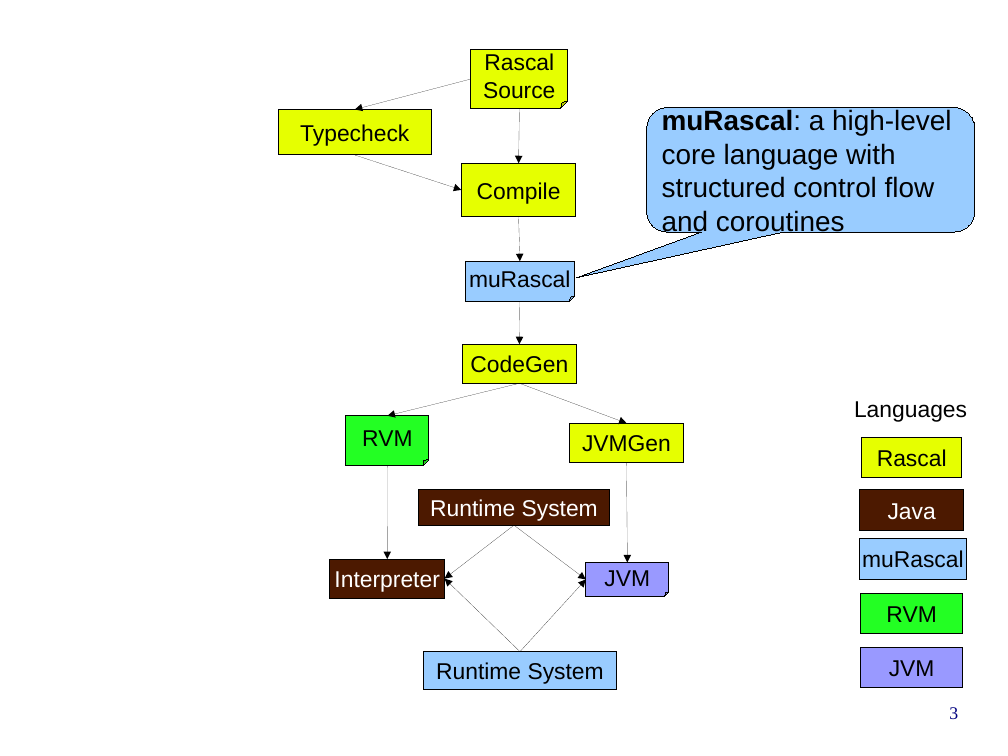
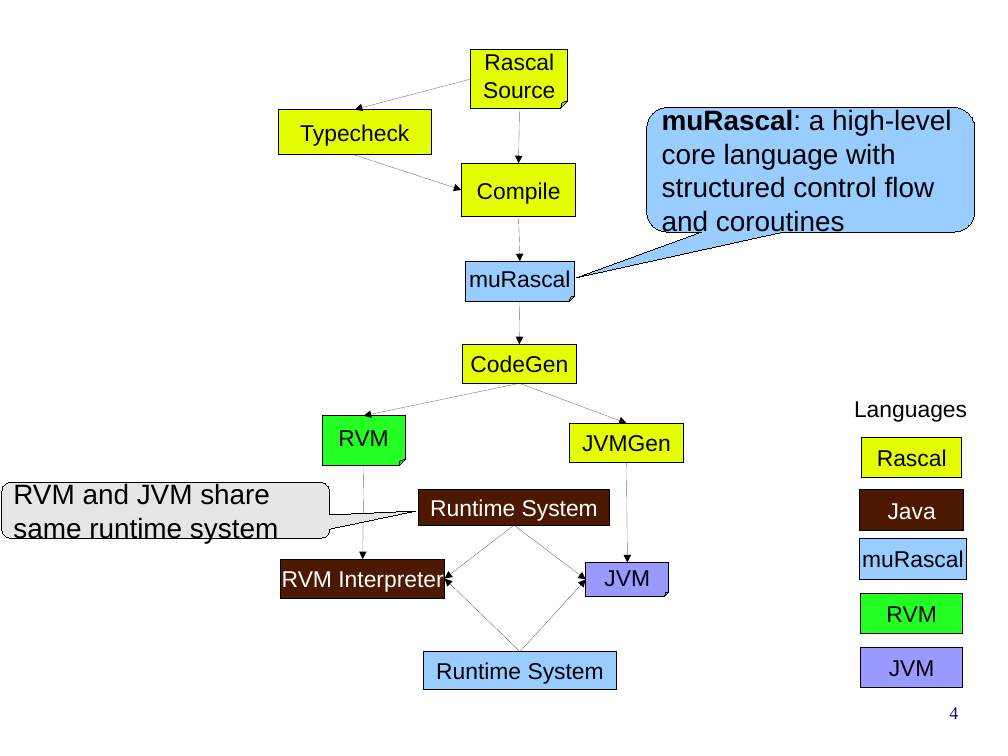
Before and after one commit to cwi-swat/rascal-course-pldi-2015, a slide deck: slide 4 of presentations/Rascal-compiler.odp (slide 3 before the commit). Drawn at 1008x756 pixels with LibreOffice and Linux fonts; fonts in the diff are those of the drawing; background and template pictures are left out. Boxes give left, top, right and bottom in pixels: in the first picture for what was removed or moved away, otherwise in the second. Text is boxed around its words. In the diff, an @@ line names an element or a change of style, - is before the commit and + after.

Commit message:
Added slide about interpreter

```diff
--- a/presentations/Rascal-compiler.odp
+++ b/presentations/Rascal-compiler.odp
@@ arrow moved from (520, 383) - (388, 416) to (520, 383) - (364, 416) @@
@@ folded corner "RVM": place and size @@
-folded corner "RVM" at [346, 416, 429, 466]
+folded corner "RVM" at [322, 416, 405, 466]
@@ arrow moved from (388, 466) - (388, 559) to (364, 466) - (363, 559) @@
@@ rounded speech box added at [2, 482, 330, 539], fill #E6E6E6, outline #000000 0 pt, 22 pt, text #000000 @@
+RVM and JVM share
+same runtime system
@@ rectangle "RVM Interpreter": place and size @@
-rectangle "RVM Interpreter" at [330, 559, 445, 598]
+rectangle "RVM Interpreter" at [281, 559, 445, 598]
@@ text in rectangle at [282, 571, 443, 592]: text changed @@
-Interpreter
+RVM Interpreter
@@ page number at [949, 707, 958, 719]: text changed @@
-3
+4
```
Also in this commit, not shown: 1 other slide changed, 1 slide added, 1 slide removed.
